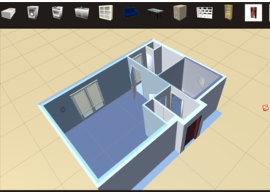
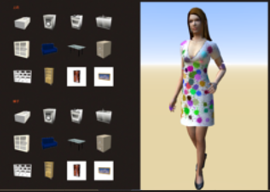
Layer changes from the first 270 x 192 image to the second:
painted on "Pasted Layer" over [0, 0, 270, 190]
painted on "Background" over [0, 2, 270, 190]
